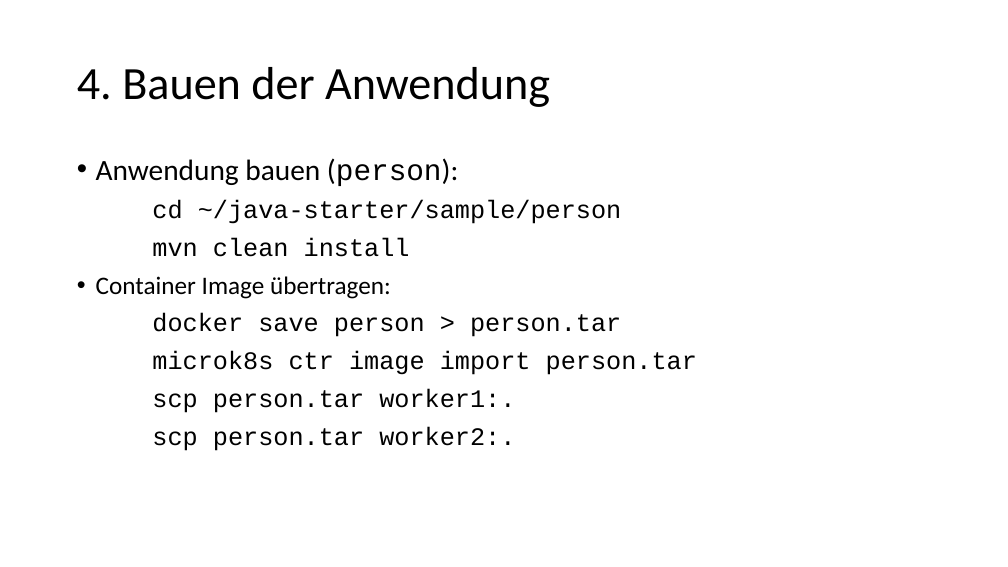
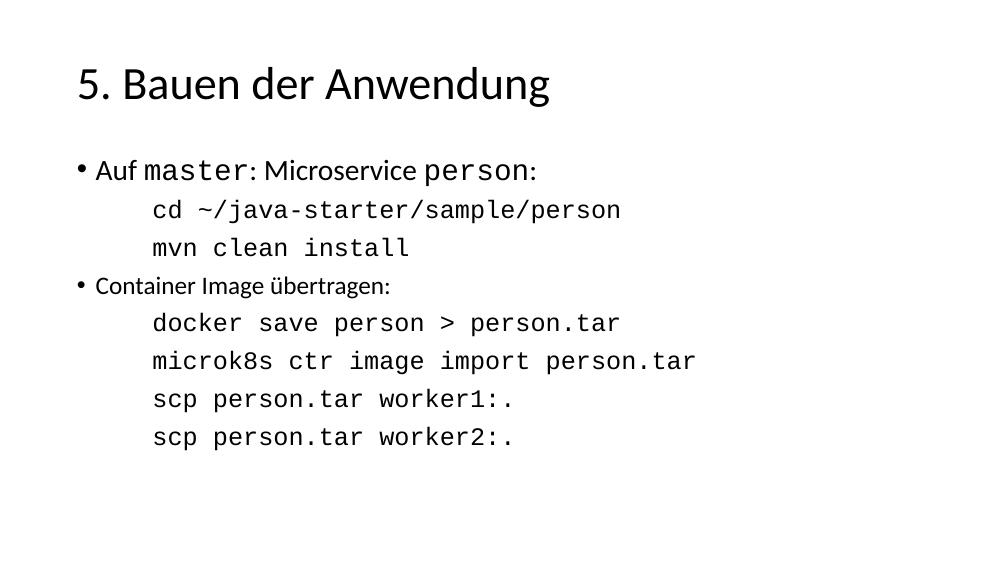
Before and after one commit to igeldo/PR4-SoSe23, a slide deck: slide 8 of sample/kubernetes/Bring your own device - Teil 2.pptx (slide 9 before the commit). Drawn at 1008x567 pixels with LibreOffice and Linux fonts; fonts in the diff are those of the drawing. Boxes give left, top, right and bottom in pixels: in the first picture for what was removed or moved away, otherwise in the second. Text is boxed around its words. In the diff, an @@ line names an element or a change of style, - is before the commit and + after.

```diff
--- a/sample/kubernetes/Bring your own device - Teil 2.pptx
+++ b/sample/kubernetes/Bring your own device - Teil 2.pptx
@@ title at [77,67,550,107]: text changed @@
-4. Bauen der Anwendung
+5. Bauen der Anwendung
@@ text at [96,159,538,186]: text changed @@
-• Anwendung bauen (person):
+• Auf master: Microservice person:
```
Also in this commit, not shown: 9 other slides changed, 1 slide added, 3 slides removed.
